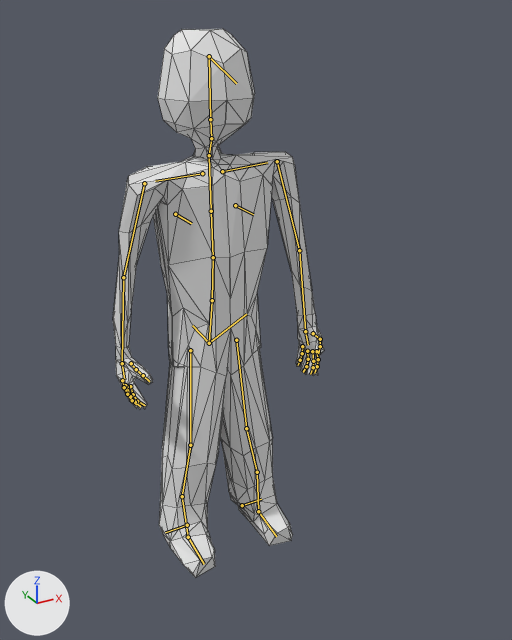
The Blender file Assets/Models/player.blend as it was, and as the next commit left it.
Camera for both pictures: a 50 mm camera at (-0.942, -1.916, 1.845) aimed at (0.026, -0.155, 0.965). Arrows for +X, +Y and +Z are at lower left; the lights stay in place. The bones that bend it are drawn over the model as lines. Mesh edges are drawn as thin lines.
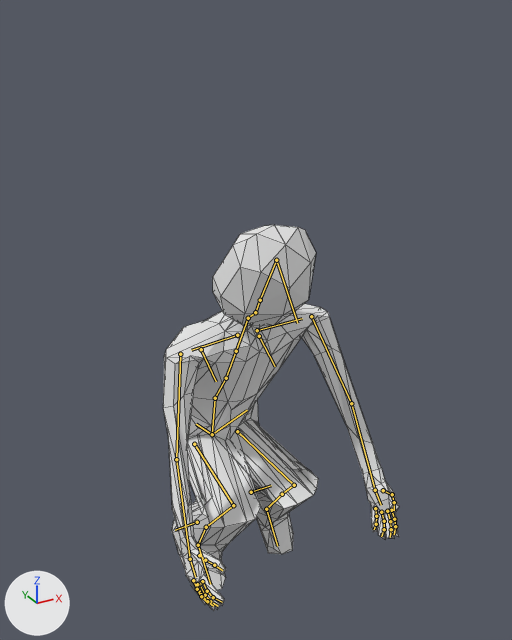
The newer file adds an action. The first version stands in its rest pose; the second is drawn at frame 0 of the action 'JumpEnd'.

Boxes [x1, y1, x2, y2] around the edits, measured in the pictures (512 x 640 px):
'Cube', posed (12% wider, 30% shorter)
    before: [113, 29, 324, 578]
    after: [163, 225, 399, 611]
bone 'spine', root to tip
    before: (209, 343) to (212, 300)
    after: (212, 434) to (215, 398)
bone 'spine.001', root to tip
    before: (212, 300) to (213, 257)
    after: (215, 398) to (226, 378)
bone 'upper_arm.L', root to tip
    before: (277, 161) to (299, 250)
    after: (311, 316) to (351, 403)
bone 'upper_arm.R', root to tip
    before: (144, 183) to (123, 277)
    after: (180, 354) to (176, 459)
bone 'thigh.L', root to tip
    before: (236, 340) to (246, 428)
    after: (237, 431) to (294, 485)
bone 'shin.L', root to tip
    before: (246, 428) to (257, 472)
    after: (294, 485) to (282, 494)
bone 'thigh.R', root to tip
    before: (190, 350) to (190, 445)
    after: (194, 444) to (233, 505)
bone 'shin.R', root to tip
    before: (190, 445) to (182, 496)
    after: (233, 505) to (206, 527)

The edits, one by one:
Bone 'spine' (bone_spine) moves from (0.0, 0.0, 0.0) to (0.0, -0.411, 0.081).
Bone 'spine.001' (bone_spine_001) turns from (0, 0, 0) to (31, 0, 0) degrees about its own x, y and z.
Bone 'upper_arm.L' (bone_upper_arm_l) turns from (7, 0, -74) to (59, -13, -77) degrees about its own x, y and z.
Bone 'upper_arm.R' (bone_upper_arm_r) turns from (-7, -7, 73) to (50, 9, 66) degrees about its own x, y and z.
Bone 'thigh.L' (bone_thigh_l) turns from (0, 0, 0) to (-84, -4, 4) degrees about its own x, y and z.
Bone 'shin.L' (bone_shin_l) turns from (0, 0, 0) to (129, 7, 20) degrees about its own x, y and z.
Bone 'thigh.R' (bone_thigh_r) turns from (0, 0, 0) to (-84, 4, -4) degrees about its own x, y and z.
Bone 'shin.R' (bone_shin_r) turns from (0, 0, 0) to (123, -8, -20) degrees about its own x, y and z.
